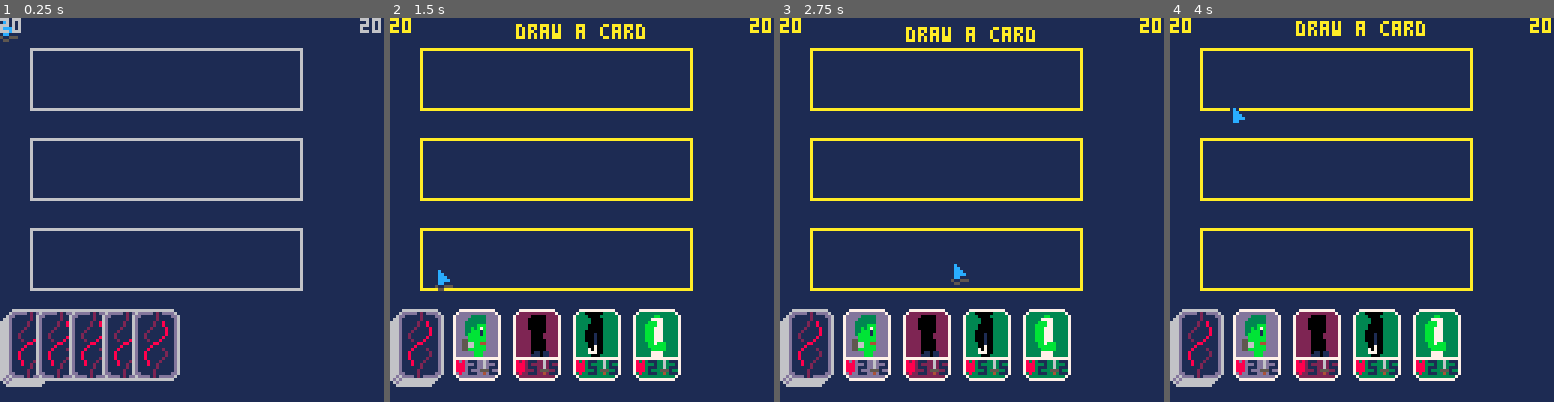
Above: before the commit, frames 1-4 (left to right).
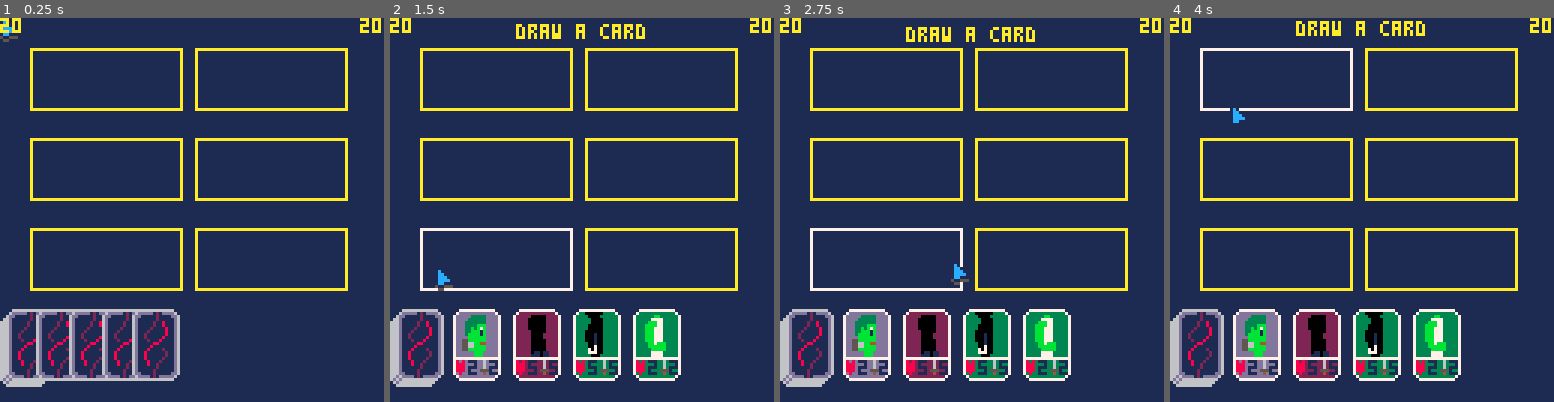
Above: after the commit, the same moments.

Repository: michaeljosephpurdy/2024-fall-game-jam
Game: PICO-8 cartridge 2024-fall-game-jam.p8
The game is run twice, just before and just after one commit, with the same random seed, the same clock (stepped at 60 frames per second) and the same inputs.
Inputs (mouse positions are in pixels of both pictures, inside the frame that each line leads up to):
- Up to frame 1 (0.25 s): no input
- Up to frame 2 (1.5 s): click (670, 121) at 0.67 s; click (436, 267) at 1.22 s
- Up to frame 3 (2.75 s): click (887, 114) at 1.77 s; click (952, 259) at 2.32 s
- Up to frame 4 (4 s): click (1404, 106) at 2.87 s; click (1465, 256) at 3.42 s; click (1231, 102) at 3.97 s

The runs differ from the first frame. In frame 1, 5.9% of the frame differs, in the area x 0-100%, y 0-72%; in frame 2, 2.8%; in frame 3, 2.8%; in frame 4, 2.8%.

Commit message:
get lanes to be working, only accept cards that it has open space for

Diff:
--- a/2024-fall-game-jam.p8
+++ b/2024-fall-game-jam.p8
@@ -18,20 +17,33 @@
  player_one_hand={}
  player_two_hand={}
  lanes={
- new_lane('top'),
- new_lane('mid'),
- new_lane('bot'),
+  new_lane('top',1),
+  new_lane('mid',1),
+  new_lane('bot',1),
+  new_lane('top',2),
+  new_lane('mid',2),
+  new_lane('bot',2),
  }
  deck=new_deck(1)
-end
-function new_lane (t)
+ smokes={}
+end
+function new_smoke (x,y)
+ return {
+  x=x,
+  y=y,
+  dx=rnd(2)-1,
+  dy=rnd(1)-1,
+ }
+end
+function new_lane (t,p)
  local lane={
   head=nil,
   body=nil,
   legs=nil,
+  player=p,
  }
  lane.x=10
- lane.w=90
+ lane.w=50
  lane.h=20
  if t=='top' then
   lane.y=10
@@ -40,6 +52,12 @@
  elseif t=='bot' then
   lane.y=70
  end
+ if p==2 then
+  lane.x+=55
+ end
+ lane.head_x=lane.x
+ lane.body_x=lane.x+20
+ lane.legs_x=lane.x+40
  return lane
 end
 function new_card (x,y,t,p)
@@ -151,6 +169,8 @@
      local card=new_card(deck.x,deck.y,'random')
      card.target_x=deck.x+i*20+20
      card.target_y=deck.y
+     card.start_x=card.target_x
+     card.start_y=card.y
      add(player_one_hand,card)
      add(cards,card)
     end
@@ -177,6 +197,8 @@
     local c=new_card(deck.x,deck.y,'frank_legs',1)
     add(player_one_hand,c)
     c.target_x=deck.x+(#player_one_hand-1)*20+20
+    c.start_x=c.target_x
+    c.start_y=c.y
     add(cards,c)
     drew_card=c
    end
@@ -192,22 +214,60 @@
      -- are we picking up a card?
      foreach(cards,function(c)
       if not c.placed and
-         collide(mouse,c) then
+         c==hover_card then
        held_card=c
-       held_card.origin_x=c.x
-       held_card.origin_y=c.y
        held_offset_x=mouse.x-c.x
        held_offset_y=mouse.y-c.y
+       foreach(lanes,function(l)
+        l.valid=false
+        if l.player==2 then
+         return
+        end
+        if c.head and not l.head then
+         l.valid=true
+        elseif c.body and not l.body then
+         l.valid=true
+        elseif c.legs and not l.legs then
+         l.valid=true
+        end
+       end)
       end
      end)
     end
    else
     local lane=nil
-    if held_card then
-     held_card.target_x=held_card.origin_x
-     held_card.target_y=held_card.origin_y
+    foreach(lanes,function(l)
+     if not l.valid then
+      return
+     end
+     if not collide(mouse,l) then
+      return
+     end
+     held_card.placed=true
+
+     if held_card.head then
+      held_card.target_x=l.head_x
+      l.head=held_card
+     elseif held_card.body then
+      held_card.target_x=l.body_x
+      l.body=held_card
+     elseif held_card.legs then
+      held_card.target_x=l.legs_x
+      l.legs=held_card
+     end
+     held_card.target_y=l.y
+     held_card=nil
+     -- is lane complete?
+    end)
+    if held_card and not lane then
+     held_card.target_x=held_card.start_x
+     held_card.target_y=held_card.start_y
     end
     held_card=nil
+    valid_spots=nil
+    foreach(lanes,function(l)
+     l.valid=false
+    end)
     spr(1,mouse.x,mouse.y)
    end
   elseif game_state=='discard_one' then
@@ -220,6 +280,11 @@
 function _draw ()
  cls(1)
  foreach(lanes,function(lane)
+  if lane==hover_lane then
+   color(7)
+  else
+   color(10)
+  end
   rect(lane.x,lane.y,lane.x+lane.w,lane.y+lane.h)
  end)
  deck:draw()
